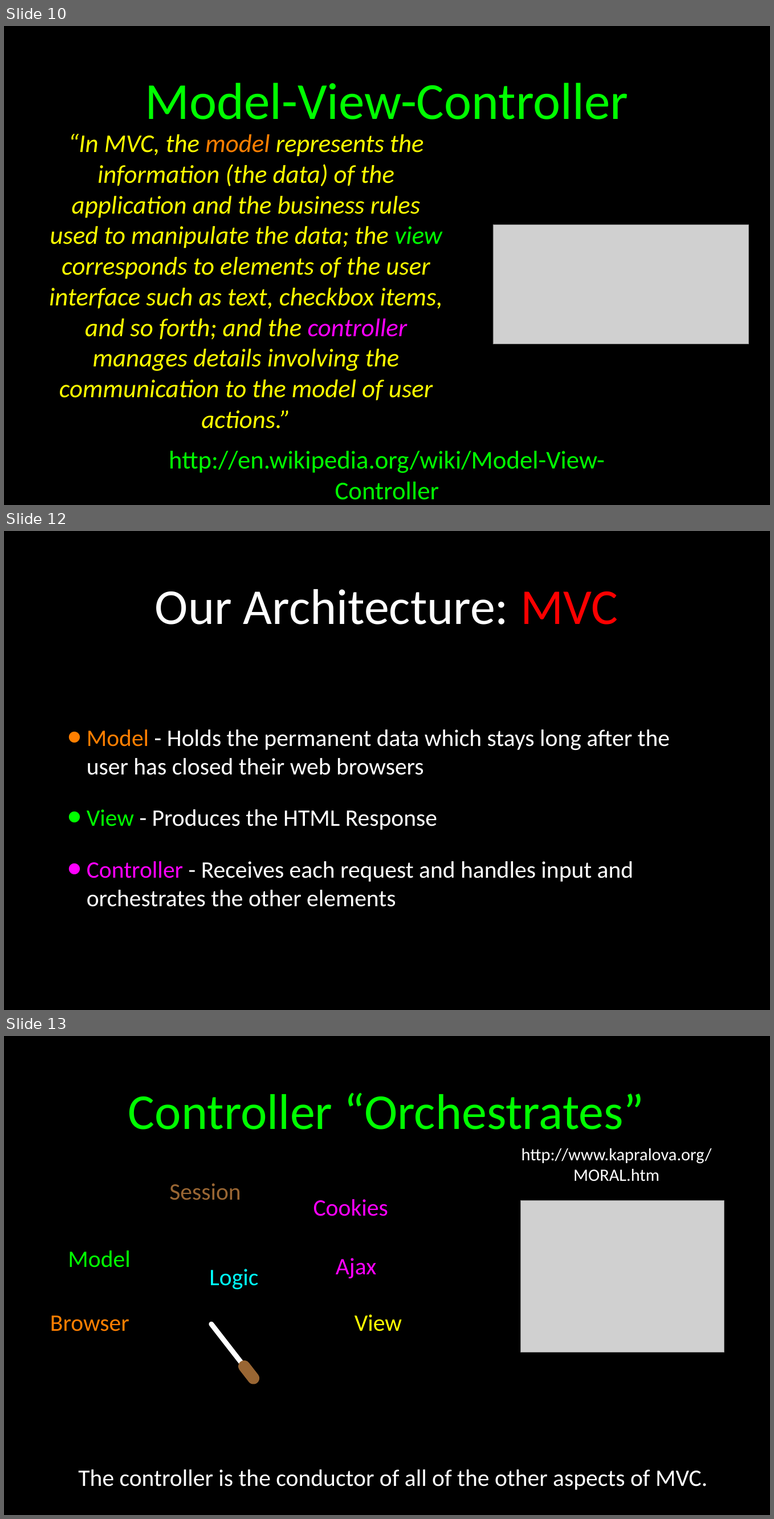
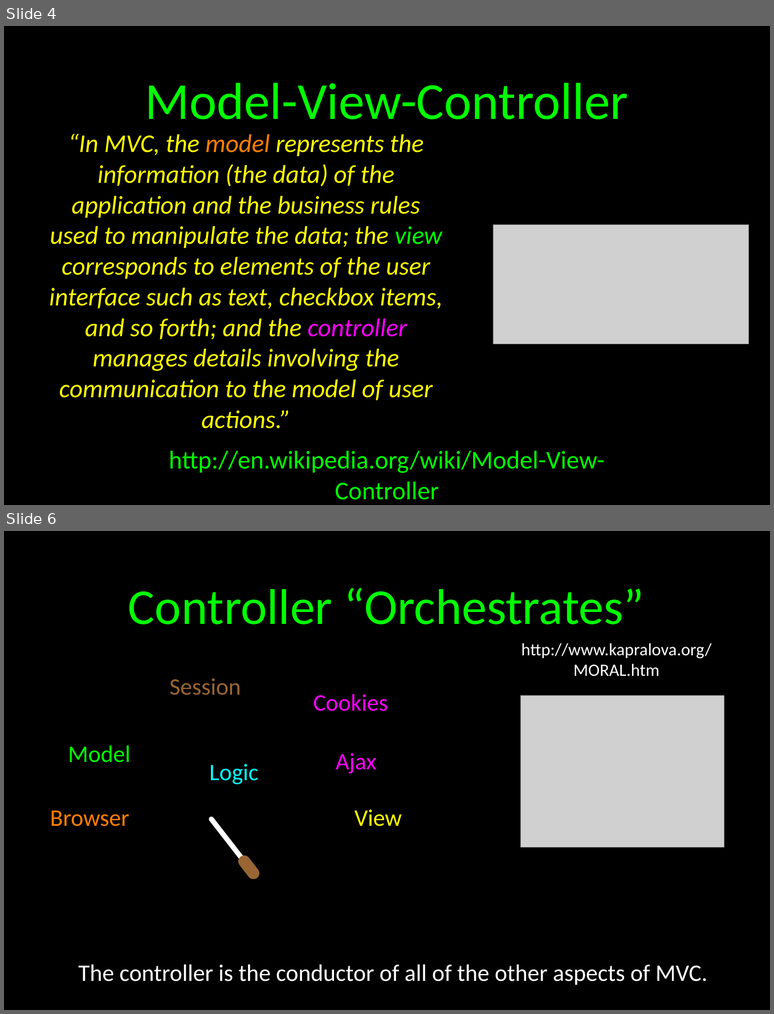
Before and after one commit to csev/dj4e, a slide deck: lectures/DJ-02-MVC.pptx. Shown one above the other, each under a label of ours: slides 10, 12 and 13 before the commit, slides 4 and 6 after it; the slides between them are not shown. The pictures are 774x1519 and 774x1014 pixels, drawn with LibreOffice and Linux fonts; fonts in the diff are those of the drawing; grey boxes stand for pictures. Boxes give left, top, right and bottom in pixels: in the first picture for what was removed or moved away, otherwise in the second. Text is boxed around its words. In the diff, an @@ line names an element or a change of style, - is before the commit and + after.

```diff
--- a/lectures/DJ-02-MVC.pptx
+++ b/lectures/DJ-02-MVC.pptx
@@ slide 12 removed at box(4, 531, 770, 1010), background #000000 @@
@@ title removed at box(155, 589, 618, 624) @@
-Our Architecture: MVC
@@ text removed at box(87, 729, 670, 907) @@
-• Model - Holds the permanent data which stays long after the user has closed their web browsers
-• View - Produces the HTML Response
-• Controller - Receives each request and handles input and orchestrates the other elements
@@ what was slide 10 is now slide 4 @@
@@ what was slide 13 is now slide 6 @@
```
Also in this commit, not shown: 1 slide added, 5 other slides removed, 8 other files.
